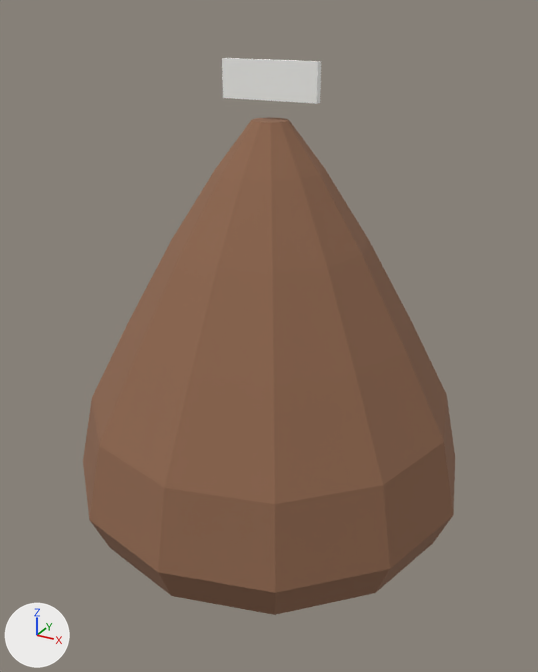
Two versions of the OBJ model assets/models/kiss.obj, one commit apart.
Rendered twice from a 50 mm lens placed at (0.983, -1.794, 1.45), pointed at (0.023, -0.048, 0.578). The lights are fixed; the arrows at lower left show +X, +Y and +Z. The picture after the commit comes second. Where no turn or scale is listed for an object, it has been applied to the vertices.

Objects in the first picture: 'kiss'.
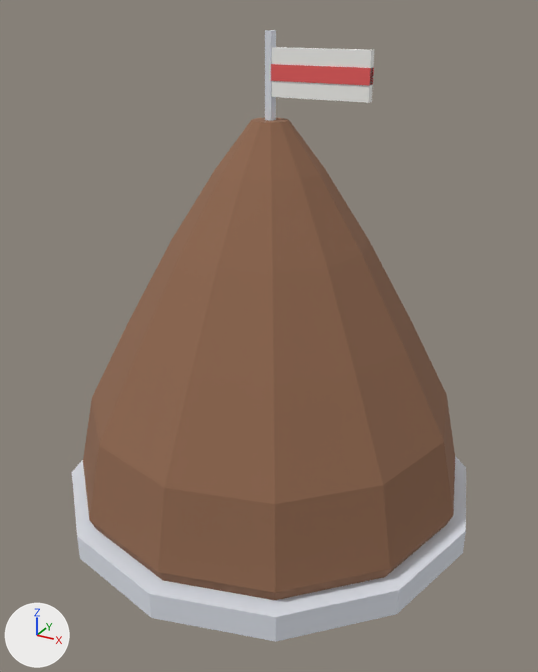
Pixel boxes (x1, y1, x2, y2) of what changed, in the pictures (538 x 672 px):
'kiss', reshaped (10% taller)
    before: (83, 58, 455, 615)
    after: (72, 30, 466, 642)
part 1 of me_kiss, added
    after: (265, 30, 276, 121)
part 2 of me_kiss, added
    after: (272, 47, 374, 103)
part 3 of me_kiss, added (red)
    after: (271, 64, 374, 85)
part 4 of me_kiss, deleted
    before: (222, 58, 321, 104)
part 5 of me_kiss, added
    after: (72, 456, 466, 642)

What changed in the scene script:
```text
Add mat_stripe:
    mat_stripe = principled_material('stripe')
    mat_stripe.base_color = (0.85, 0.12, 0.12)  # red #ed6161
    mat_stripe.roughness = 1.0
Add mat_foil:
    mat_foil = principled_material('foil')
    mat_foil.base_color = (0.75, 0.78, 0.85)  # white #e1e5ed
    mat_foil.roughness = 1.0
Change me_kiss:
    used by ob_kiss; location = (0.0, 0.0, 0.0)
    remove me_kiss.from_pydata(...)  # 94 vertices, 180 faces; spans x -0.6..0.6, y -0.6..0.6, z 0.0..1.33
    add me_kiss.from_pydata(...)  # 139 vertices, 260 faces; spans x -0.64..0.64, y -0.64..0.64, z 0.0..1.4
    me_kiss part 1: a new loose piece, a 5-sided cylinder along z spanning x -0.014..0.014, y -0.012..0.015, z 1.14..1.4, in mat_foil (white #e1e5ed)
    me_kiss part 2: a new loose piece, a box spanning x 0.0..0.28, y -0.01..0.01, z 1.24..1.36, in mat_flag (white #f9f9f6)
    me_kiss part 3: a new loose piece, a box spanning x 0.0..0.28, y -0.012..0.012, z 1.28..1.32, in mat_stripe (red #ed6161)
    me_kiss part 4: the loose piece of 8 vertices spanning x -0.14..0.14, y -0.01..0.01, z 1.23..1.33 is deleted
    me_kiss part 5
    13 vertices are added at x -0.64..0.64, y -0.64..0.64, z 0.0..0.08
    12 new vertices lie (0.0, 0.0, 0.08) away from vertices in x -0.64..0.64, y -0.64..0.64, z 0.0
    48 new faces join them, mat_foil (white #e1e5ed)
    add me_kiss.materials.append(mat_foil)  # white #e1e5ed
    add me_kiss.materials.append(mat_stripe)  # red #ed6161
```
